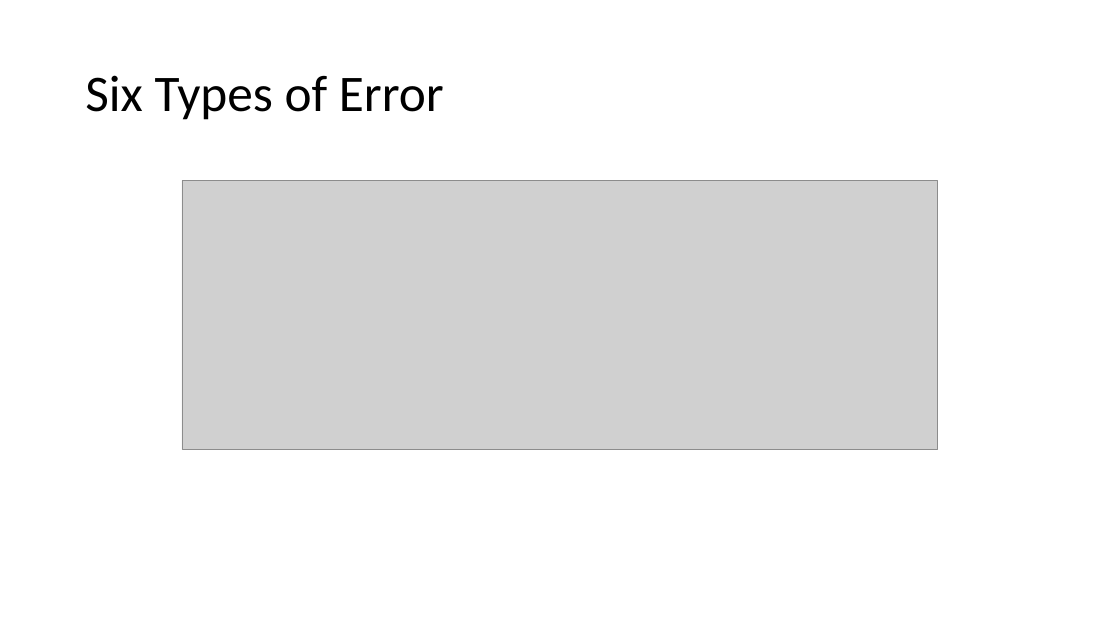
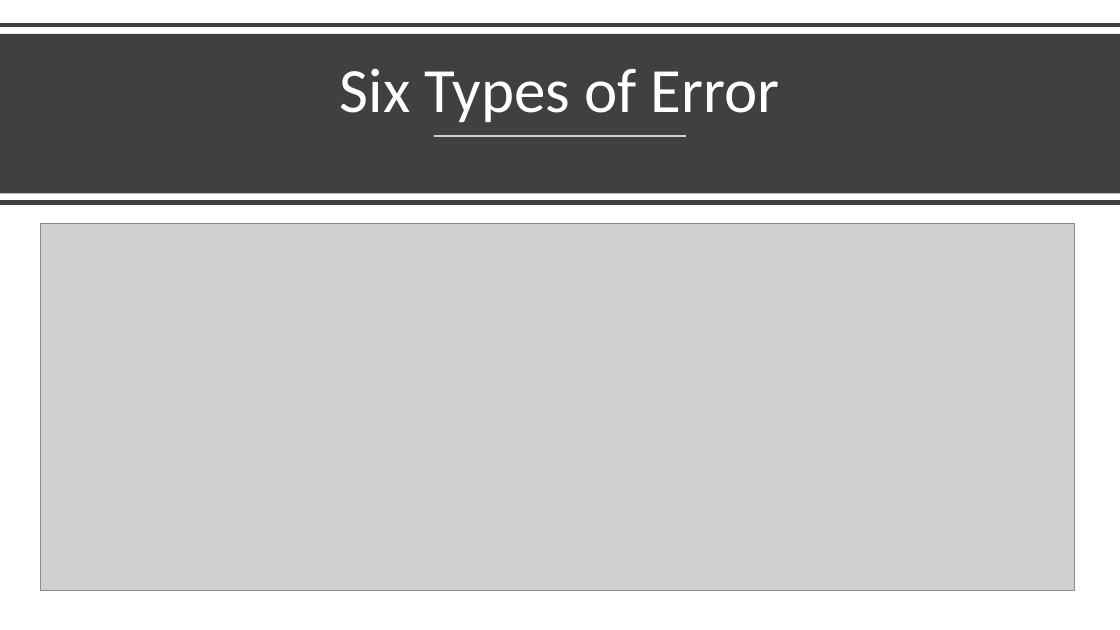
Before and after one commit to mikenguyen13/mar4050, a slide deck: slide 12 of lectures/7/Developing the sampling plan.pptx (slide 3 before the commit). Drawn at 1120x630 pixels with LibreOffice and Linux fonts; fonts in the diff are those of the drawing; grey boxes stand for pictures. Boxes give left, top, right and bottom in pixels: in the first picture for what was removed or moved away, otherwise in the second. Text is boxed around its words. In the diff, an @@ line names an element or a change of style, - is before the commit and + after.

```diff
--- a/lectures/7/Developing the sampling plan.pptx
+++ b/lectures/7/Developing the sampling plan.pptx
@@ line added from (0, 25) to (1120, 25), #404040 4 pt @@
@@ rectangle added at [0,34,1120,193], fill #404040 @@
@@ title "Six Types of Error": place and size @@
-title "Six Types of Error" at [85,75,444,120]
+title "Six Types of Error" at [340,68,780,122]
@@ title "Six Types of Error" at [340,68,780,122]: size 44 to 54 pt, text colour #000000 to #FFFFFF; alignment left to centre; vertical alignment middle to bottom @@
@@ line added from (434, 136) to (686, 136), #FFFFFF 1.5 pt @@
@@ line added from (0, 202) to (1120, 202), #404040 4 pt @@
@@ picture: place and size @@
-picture at [182,181,939,450]
+picture at [40,223,1075,590]
```
Also in this commit, not shown: 17 other slides changed, 13 slides added, 5 other files.
